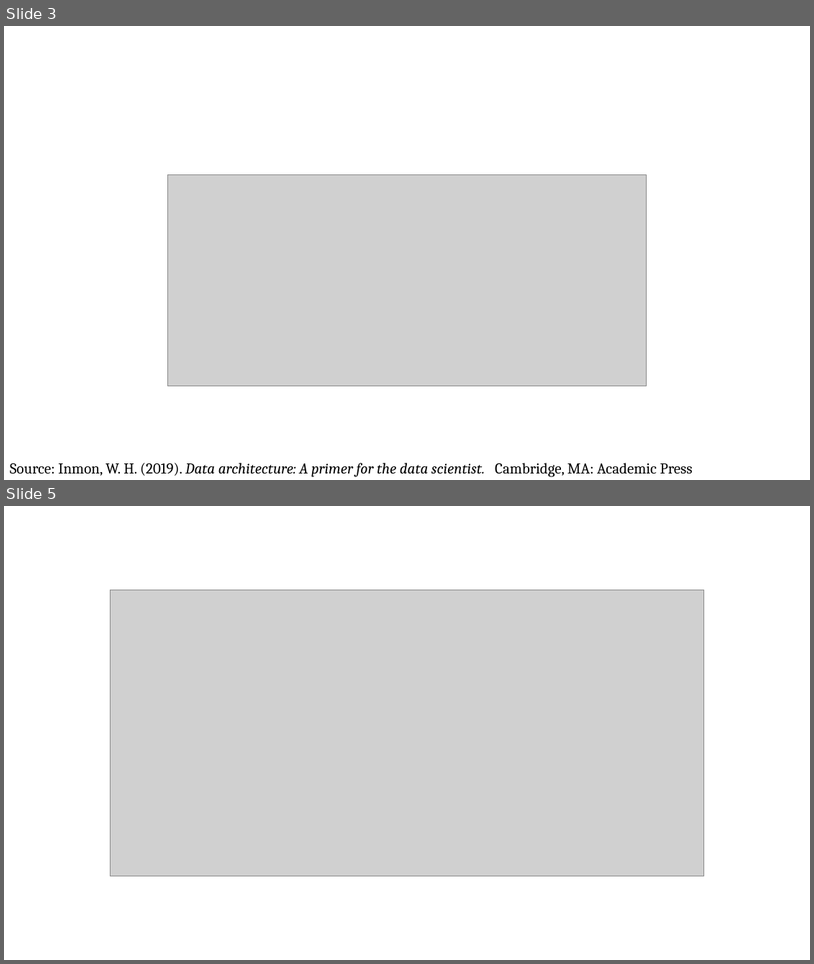
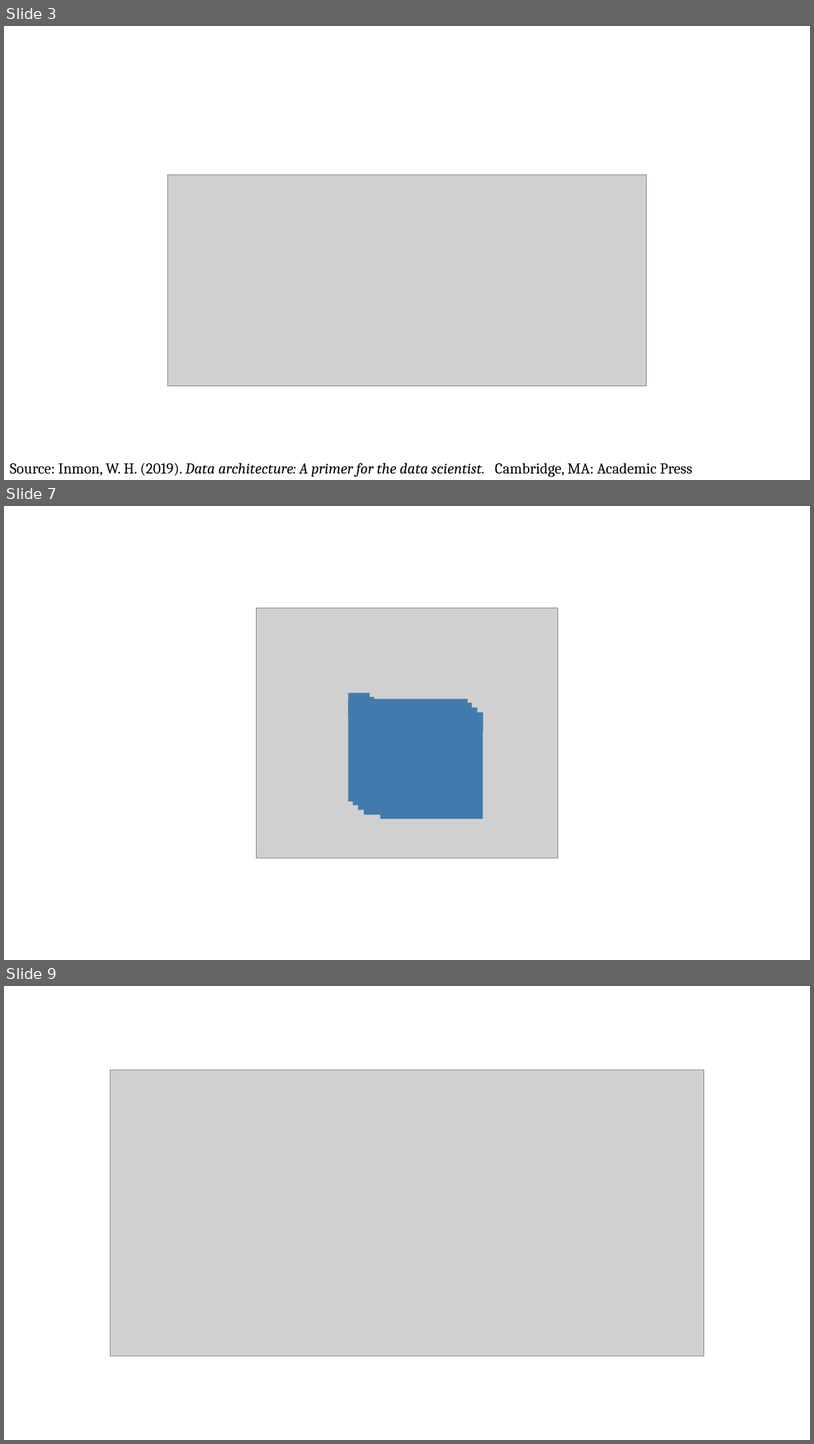
Before and after one commit to PracticumAI/ai_concepts, a slide deck: presentations/data_terminology.pptx. Shown one above the other, each under a label of ours: slides 3 and 5 before the commit, slides 3, 7 and 9 after it; the slides between them are not shown. The pictures are 814x964 and 814x1444 pixels, drawn with LibreOffice and Linux fonts; fonts in the diff are those of the drawing; grey boxes stand for pictures. Boxes give left, top, right and bottom in pixels: in the first picture for what was removed or moved away, otherwise in the second. Text is boxed around its words. In the diff, an @@ line names an element or a change of style, - is before the commit and + after.

Commit message:
Presentation updates.

```diff
--- a/presentations/data_terminology.pptx
+++ b/presentations/data_terminology.pptx
@@ slide 7 added at (4,506,810,960), background #FFFFFF @@
@@ picture added at (257,608,558,857) @@
@@ rectangle added at (349,693,370,801), fill #417AAC @@
@@ rectangle added at (349,698,468,717), fill #417AAC @@
@@ rectangle added at (353,697,374,805), fill #417AAC @@
@@ rectangle added at (353,703,472,721), fill #417AAC @@
@@ rectangle added at (358,701,380,810), fill #417AAC @@
@@ rectangle added at (358,708,478,726), fill #417AAC @@
@@ rectangle added at (364,706,385,815), fill #417AAC @@
@@ rectangle added at (365,713,484,731), fill #417AAC @@
@@ rectangle added at (381,725,484,818), fill #417AAC @@
@@ what was slide 5 is now slide 9 @@
```
Also in this commit, not shown: 4 other slides added, 2 slides removed, 1 other file.
